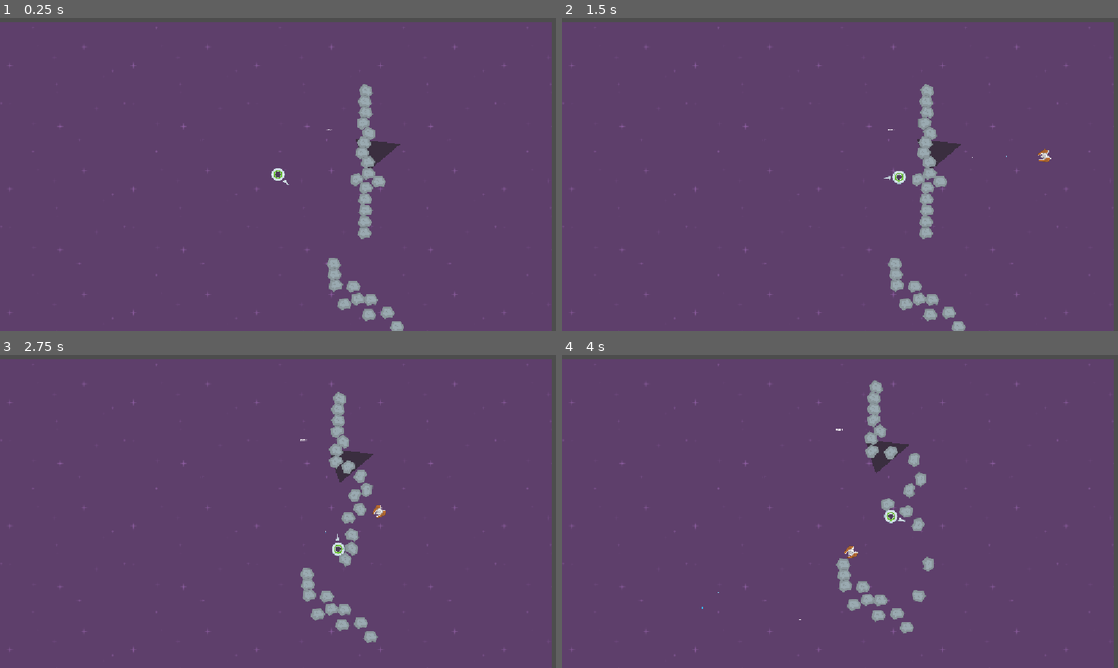
Above: before the commit, frames 1-4 (two rows, left to right).
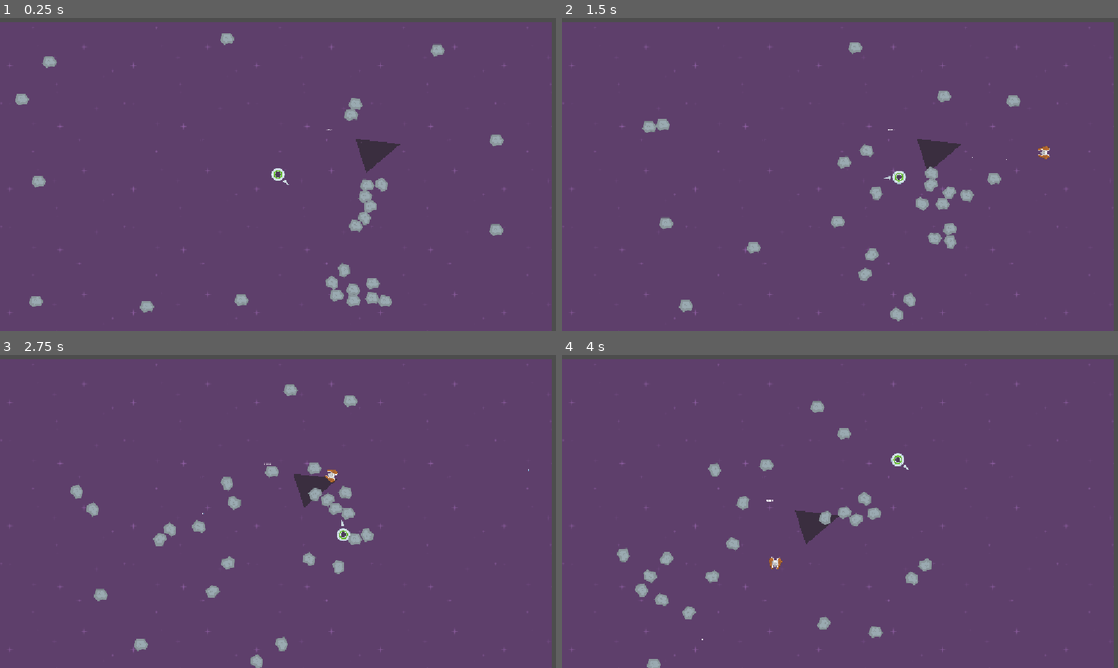
Above: after the commit, the same moments.

Repository: BlackSabre/SpeedySaucer
Game: Godot game, scene res://scenes/levels/level_1.tscn
Same seed, same stepped clock (60 frames per second), same inputs: the game is played once before the commit and once after it.
Inputs (mouse positions are in pixels of both pictures, inside the frame that each line leads up to):
- Up to frame 1 (0.25 s): no input
- Up to frame 2 (1.5 s): move the mouse to (962, 158) at 0.52 s; hold D (move_right) 0.53-1.28 s; click (962, 158) at 0.67 s; move the mouse to (728, 190) at 1.27 s; hold S (move_down) from 1.28 s (still down)
- Up to frame 3 (2.75 s): move the mouse to (333, 442) at 2.02 s; release S (move_down) at 2.03 s; hold D (move_right) from 2.03 s (still down)
- Up to frame 4 (4 s): move the mouse to (812, 574) at 2.77 s; release D (move_right) at 2.78 s; hold W (move_up) 2.78-3.53 s; click (812, 574) at 2.92 s; move the mouse to (1006, 558) at 3.52 s; hold A (move_left) from 3.53 s (still down)

The runs differ from the first frame. In frame 1, 2.8% of the frame differs, in the area x 2-91%, y 4-100%; in frame 2, 3.5%; in frame 3, 4.5%, in the area x 12-96%, y 9-100%; in frame 4, 4.4%.

Commit message:
Added Meteor Movement Logic and Enemy Forces for Collisions

Diff:
--- a/scenes/entities/enemies/enemy.gd
+++ b/scenes/entities/enemies/enemy.gd
@@ -8,6 +8,7 @@
 @export var alignment_to_player_firing_threshold: float = 0.96
 @export var random_direction_angle_threshold: float = 90
 @export var random_position_offset: int = 1000
+@export var push_force: float = 10.0
 
 @onready var navigator: Navigator = $Navigator
 
@@ -38,6 +39,7 @@
 	rotation = lerp_angle(rotation, angle_current_direction, max_rotation_weight)
 	fire()
 	move_and_slide()
+	apply_forces()
 
 
 func _calculate_velocity(delta: float) -> Vector2:
@@ -68,6 +70,14 @@
 		enemy_weapon.fire_weapon(normalized_current_direction, projectile_parent)
 
 
+func apply_forces() -> void:
+	for i: int in get_slide_collision_count():
+		var collision: KinematicCollision2D = get_slide_collision(i)
+		if collision.get_collider() is RigidBody2D:
+			collision.get_collider().apply_central_impulse(-collision.get_normal() * push_force)
+
+
+
 # Returns the player global position if ahead of the enemy, otherwise returns a random
 # global_position. Does not currently support having multiple targets
 func _find_next_target(delta: float) -> Array[Vector2]:
--- a/scenes/entities/obstacles/meteor.gd
+++ b/scenes/entities/obstacles/meteor.gd
@@ -1,20 +1,45 @@
-extends RigidBody2D
+class_name Meteor extends RigidBody2D
+
+@export var move_speed_base: int = 350
+
+@export var move_speed_max_offset: int = 200
+@export var debug_outline_thickness: float = 7
 
 @onready var sprite_2d: Sprite2D = $Sprite2D
+@onready var timer: Timer = $Timer
 
 var sprite_material: Material
-@onready var timer: Timer = $Timer
+
+var current_direction: Vector2
 
 func _ready():
 	sprite_material = sprite_2d.material
 	timer.timeout.connect(outline_remove)
 	outline_remove()
 
+	var random_speed_offset: int = randi_range(0, move_speed_max_offset)
+	linear_velocity = _calculate_direction_towards_player() * (move_speed_base + random_speed_offset)
+
+
+var threshold: int = 1000
+func _calculate_direction_towards_player() -> Vector2:
+	var player: Player = get_tree().get_first_node_in_group("Players")
+
+	if not player:
+		return Vector2.ZERO
+
+	var player_global_position: Vector2 = player.global_position
+	var position_near_player: Vector2 = player_global_position + Vector2(randi_range(-threshold, threshold), randi_range(-threshold, threshold))
+	var direction: Vector2 = (position_near_player - global_position).normalized()
+	return direction
+
+
 func outline_sprite():
-	sprite_material.set_shader_parameter("outline_thickness", 7)
+	sprite_material.set_shader_parameter("outline_thickness", debug_outline_thickness)
 	if timer.time_left > 0:
 		return
 	timer.start()
 
+
 func outline_remove():
 	sprite_material.set_shader_parameter("outline_thickness", 0)
--- a/scenes/entities/obstacles/meteor.tscn
+++ b/scenes/entities/obstacles/meteor.tscn
@@ -15,6 +15,7 @@
 collision_layer = 8
 collision_mask = 14
 gravity_scale = 0.0
+linear_velocity = Vector2(0, 600)
 script = ExtResource("1_j5rr5")
 
 [node name="Sprite2D" type="Sprite2D" parent="." unique_id=616905564]
--- a/scenes/entities/player/player.gd
+++ b/scenes/entities/player/player.gd
@@ -1,7 +1,8 @@
-extends RigidBody2D
+class_name Player extends RigidBody2D
 
 @onready var collisionShape2D = $CollisionShape2D
 @onready var circleShape2D: CircleShape2D = $CollisionShape2D.shape
+@onready var weapon_pivot_point: Node2D = $WeaponPivotPoint
 
 
 signal on_player_weapon_fired
@@ -16,13 +17,6 @@
 
 func _physics_process(_delta) -> void:
 	apply_movement()
-
-
-
-func _unhandled_input(_event: InputEvent) -> void:
-	#if event.is_action_pressed("move_up"):
-		#apply_force(Vector2(0, -force))
-	pass
 
 
 func apply_movement():
@@ -51,7 +45,6 @@
 
 
 func aim_weapon():
-	var weapon = $WeaponPivotPoint
 	var aim_vector = global_position.direction_to(get_global_mouse_position())
-	var aim_position = weapon.global_position + aim_vector
-	weapon.look_at(aim_position)
+	var aim_position = weapon_pivot_point.global_position + aim_vector
+	weapon_pivot_point.look_at(aim_position)
--- /dev/null
+++ b/scenes/levels/game/game.tscn
@@ -0,0 +1,3 @@
+[gd_scene format=3 uid="uid://bvdwu5051tu07"]
+
+[node name="Game" type="Node2D" unique_id=1800722346]
--- a/scenes/levels/level_1.tscn
+++ b/scenes/levels/level_1.tscn
@@ -46,7 +46,6 @@
 
 [node name="Maze" parent="." unique_id=847609853 instance=ExtResource("3_nsrm0")]
 z_index = -50
-metadata/_edit_lock_ = true
 
 [node name="Player" parent="." unique_id=221803027 instance=ExtResource("4_6761a")]
 position = Vector2(-334, 322)
@@ -59,13 +58,14 @@
 [node name="Enemy" parent="Enemies" unique_id=1735677195 node_paths=PackedStringArray("projectile_parent") instance=ExtResource("5_sk5k4")]
 position = Vector2(1823, 105)
 move_speed = 500.0
-max_rotation_weight = 0.3
+turn_rate = 2.4
 projectile_parent = NodePath("../../Projectiles")
 
 [node name="Obstacles" type="Node2D" parent="." unique_id=811036353]
 
 [node name="Meteor" parent="Obstacles" unique_id=1280538884 instance=ExtResource("6_sk5k4")]
-position = Vector2(489, 1375)
+position = Vector2(-635, 1299)
+inertia = 32.87
 
 [node name="Meteor4" parent="Obstacles" unique_id=315579346 instance=ExtResource("6_sk5k4")]
 position = Vector2(308, 1188)
@@ -80,16 +80,16 @@
 position = Vector2(57, 1012)
 
 [node name="Meteor7" parent="Obstacles" unique_id=708217063 instance=ExtResource("6_sk5k4")]
-position = Vector2(51, 949)
+position = Vector2(-1984, -540)
 
 [node name="Meteor8" parent="Obstacles" unique_id=998563815 instance=ExtResource("6_sk5k4")]
-position = Vector2(278, 314)
+position = Vector2(-2194, -233)
 
 [node name="Meteor23" parent="Obstacles" unique_id=1307403695 instance=ExtResource("6_sk5k4")]
-position = Vector2(228, 356)
+position = Vector2(-1302, 1317)
 
 [node name="Meteor12" parent="Obstacles" unique_id=1916097764 instance=ExtResource("6_sk5k4")]
-position = Vector2(273, 226)
+position = Vector2(-2078, 313)
 
 [node name="Meteor13" parent="Obstacles" unique_id=450761898 instance=ExtResource("6_sk5k4")]
 position = Vector2(273, 408)
@@ -104,16 +104,16 @@
 position = Vector2(266, 651)
 
 [node name="Meteor17" parent="Obstacles" unique_id=822894122 instance=ExtResource("6_sk5k4")]
-position = Vector2(268, -23)
+position = Vector2(1263, 778)
 
 [node name="Meteor24" parent="Obstacles" unique_id=1915871595 instance=ExtResource("6_sk5k4")]
-position = Vector2(275, 32)
+position = Vector2(-777, -625)
 
 [node name="Meteor25" parent="Obstacles" unique_id=1172184504 instance=ExtResource("6_sk5k4")]
-position = Vector2(268, 87)
+position = Vector2(845, -597)
 
 [node name="Meteor26" parent="Obstacles" unique_id=1636893532 instance=ExtResource("6_sk5k4")]
-position = Vector2(261, 156)
+position = Vector2(-2128, 1193)
 
 [node name="Meteor18" parent="Obstacles" unique_id=1656856207 instance=ExtResource("6_sk5k4")]
 position = Vector2(271, -221)
@@ -122,7 +122,7 @@
 position = Vector2(359, 372)
 
 [node name="Meteor20" parent="Obstacles" unique_id=1358321380 instance=ExtResource("6_sk5k4")]
-position = Vector2(274, -86)
+position = Vector2(1238, 142)
 
 [node name="Meteor21" parent="Obstacles" unique_id=1157344193 instance=ExtResource("6_sk5k4")]
 position = Vector2(264, 726)
